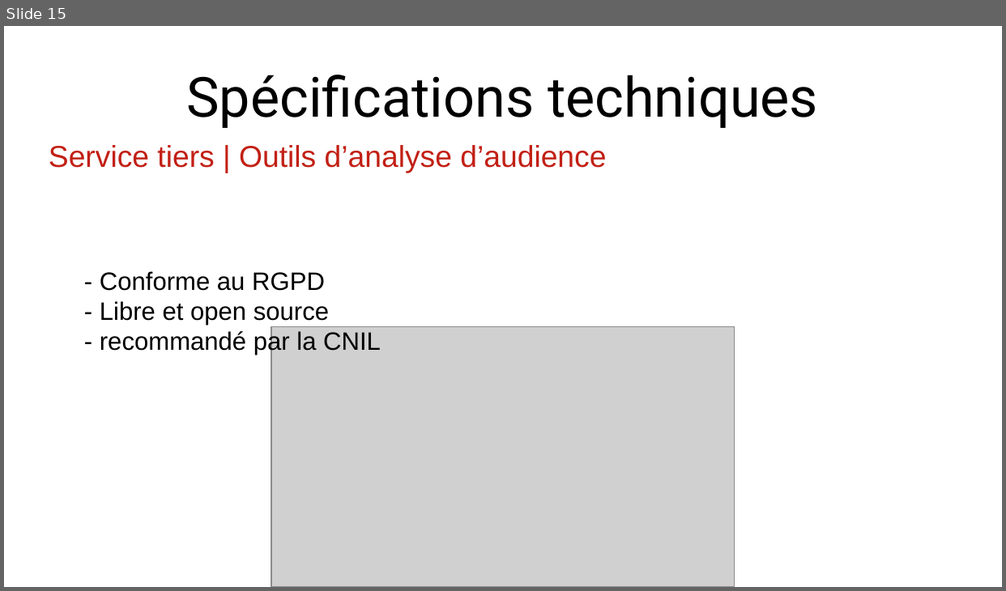
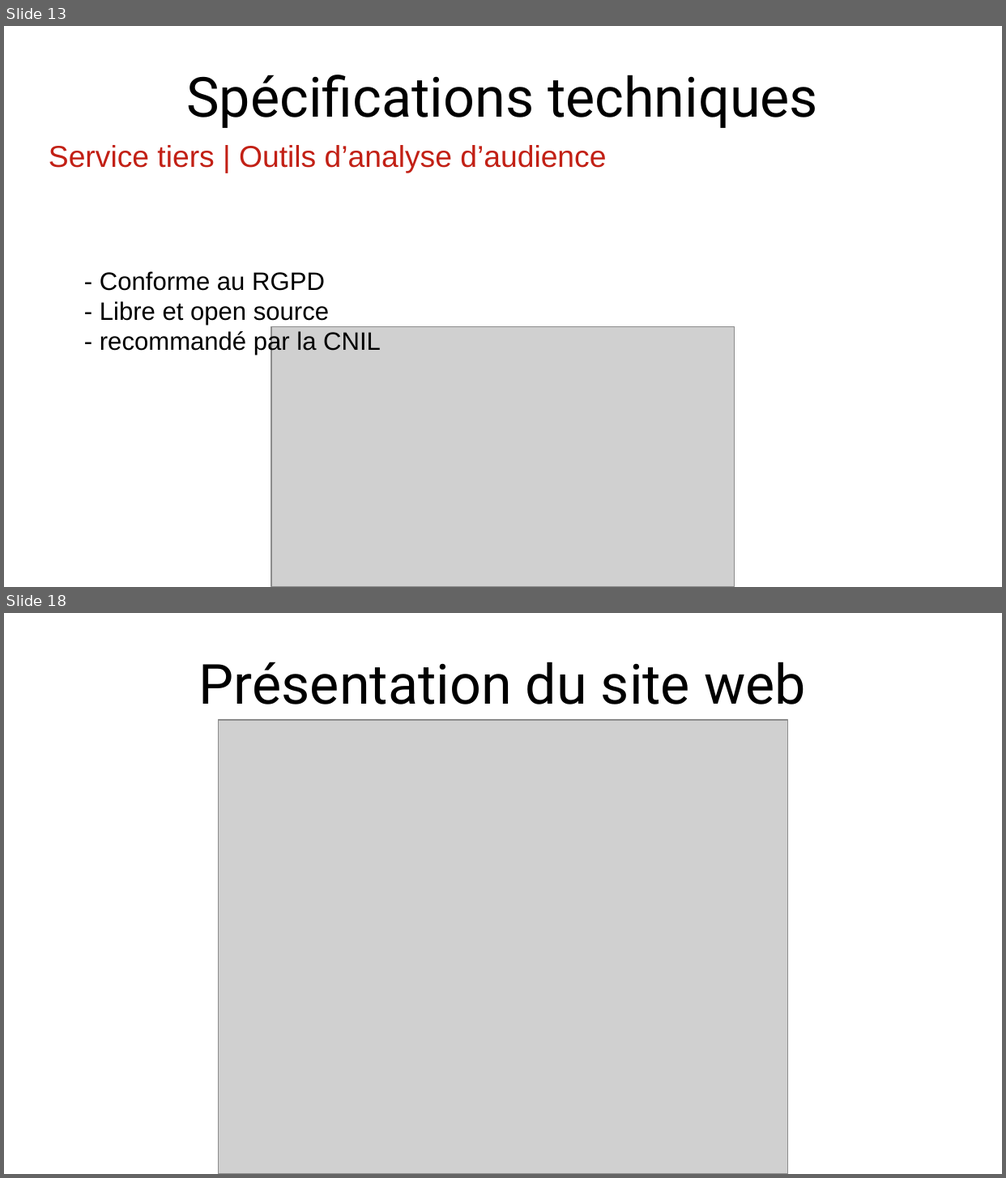
Before and after one commit to arcausin/Films-de-Plein-Air, a slide deck: soutenance.odp. Shown one above the other, each under a label of ours: slide 15 before the commit, slides 13 and 18 after it; the slides between them are not shown. The pictures are 1006x591 and 1006x1178 pixels, drawn with LibreOffice and Linux fonts; fonts in the diff are those of the drawing; grey boxes stand for pictures. Boxes give left, top, right and bottom in pixels: in the first picture for what was removed or moved away, otherwise in the second. Text is boxed around its words. In the diff, an @@ line names an element or a change of style, - is before the commit and + after.

```diff
--- a/soutenance.odp
+++ b/soutenance.odp
@@ slide 18 added at (x1=4, y1=613, x2=1002, y2=1174), background #FFFFFF @@
@@ title added at (x1=199, y1=662, x2=806, y2=705), 44 pt, text #000000 @@
+Présentation du site web
@@ picture added at (x1=218, y1=720, x2=788, y2=1174) @@
@@ what was slide 15 is now slide 13 @@
```
Also in this commit, not shown: 3 slides changed, 3 other slides added, 2 slides removed, 1 other file.
